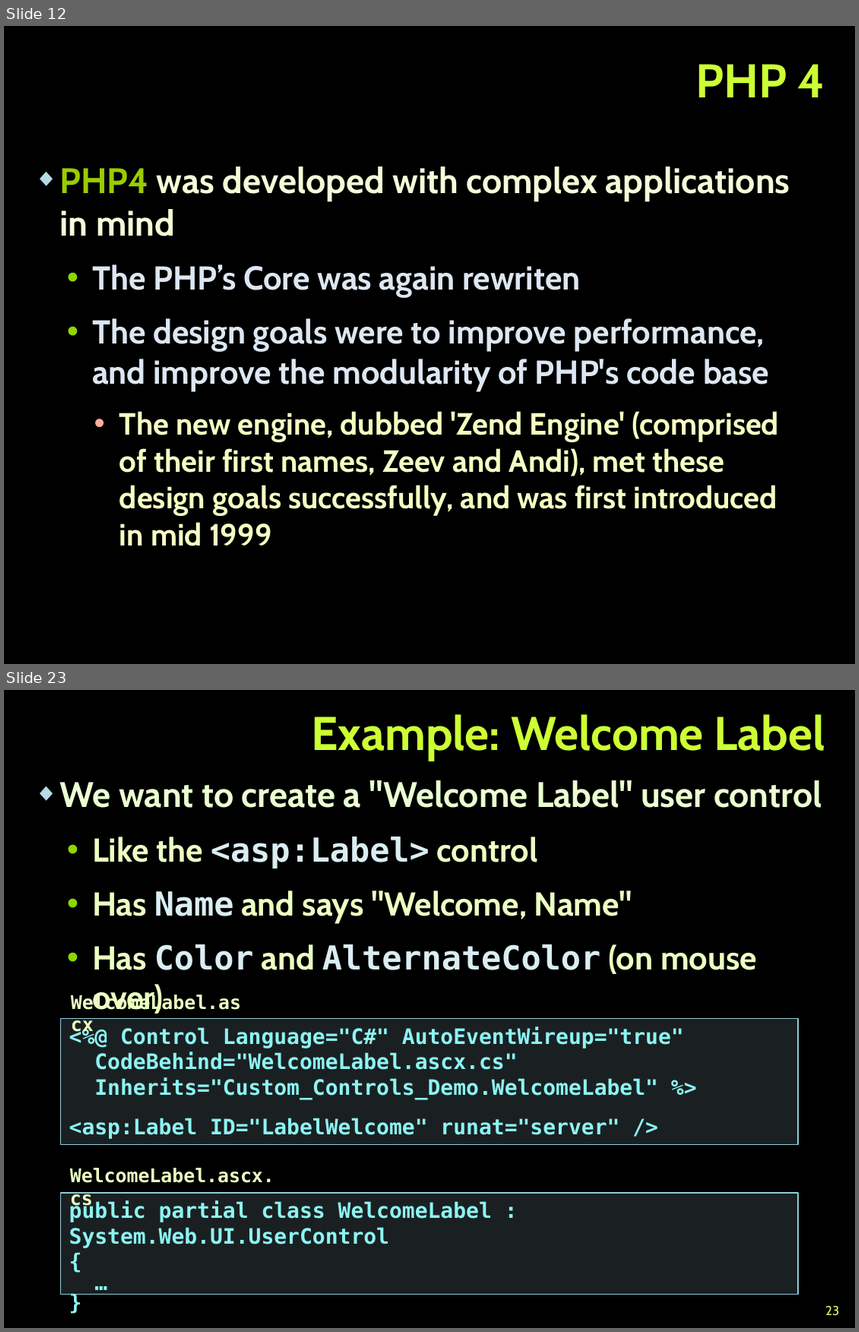
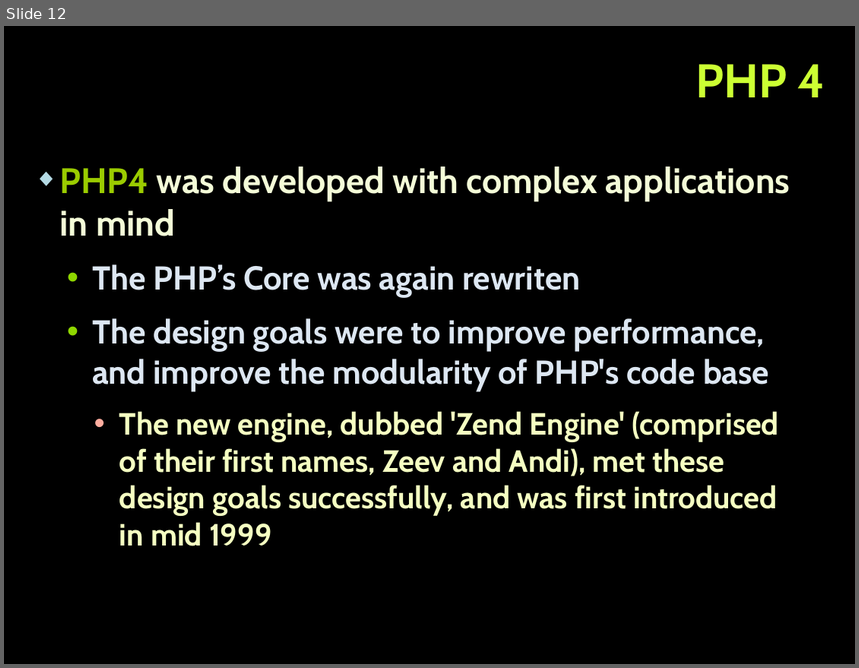
Before and after one commit to tanzhur/PHP_MVC-seminar, a slide deck: PHP_MVC.pptx. Shown one above the other, each under a label of ours: slides 12 and 23 before the commit, slide 12 after it; the slides between them are not shown. The pictures are 859x1332 and 859x668 pixels, drawn with LibreOffice and Linux fonts; fonts in the diff are those of the drawing; background and template pictures are left out. Boxes give left, top, right and bottom in pixels: in the first picture for what was removed or moved away, otherwise in the second. Text is boxed around its words. In the diff, an @@ line names an element or a change of style, - is before the commit and + after.

Commit message:
Made some progress on presentation
Added new slides to presentation

```diff
--- a/PHP_MVC.pptx
+++ b/PHP_MVC.pptx
@@ slide 23 removed at [4,690,855,1328], background picture (left out) @@
@@ title removed at [312,714,826,761] @@
-Example: Welcome Label
@@ text removed at [60,780,822,1014] @@
-◆ We want to create a "Welcome Label" user control
-  • Like the <asp:Label> control
-  • Has Name and says "Welcome, Name"
-  • Has Color and AlternateColor (on mouse over)
@@ rectangle removed at [61,1018,799,1144] @@
-<%@ Control Language="C#" AutoEventWireup="true"
-CodeBehind="WelcomeLabel.ascx.cs"
-Inherits="Custom_Controls_Demo.WelcomeLabel" %>
-<asp:Label ID="LabelWelcome" runat="server" />
@@ text removed at [94,1053,517,1070] @@
-WelcomeLabel.ascx.cs
@@ text removed at [70,1168,275,1183] @@
-WelcomeLabel.ascx
@@ rectangle removed at [61,1193,799,1294] @@
-public partial class WelcomeLabel : System.Web.UI.UserControl
-{
-…
-}
@@ page number removed at [826,1306,839,1316] @@
-23
```
Also in this commit, not shown: 1 slide changed, 6 slides added, 20 other slides removed, 1 other file.
